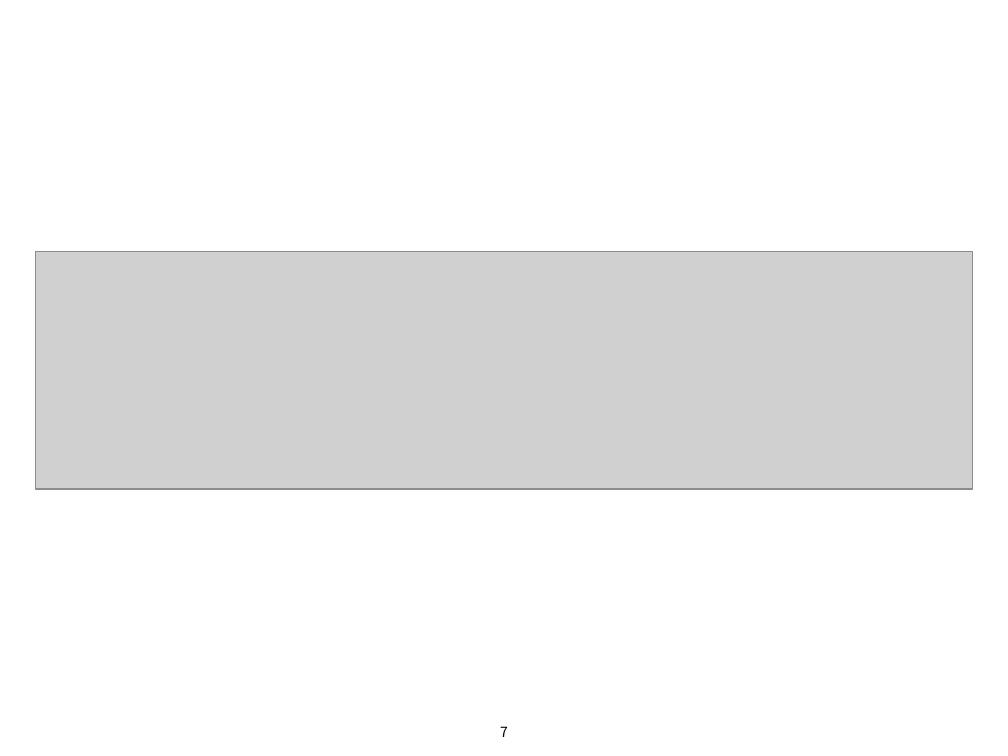
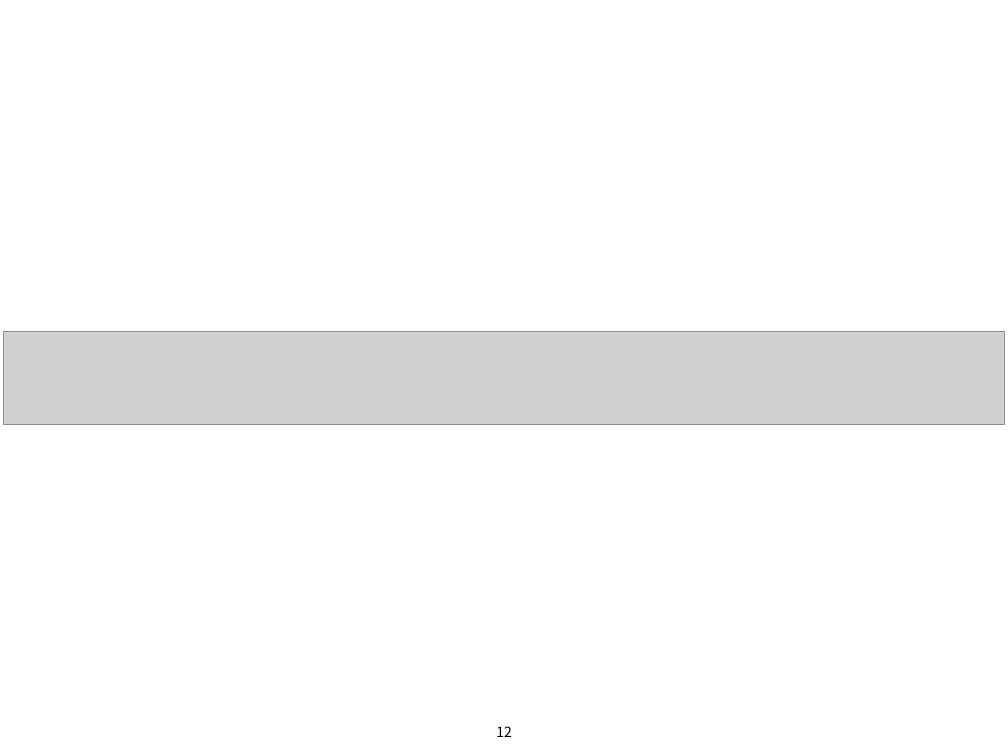
Before and after one commit to sjchoi86/dl_tutorials_10weeks, a slide deck: slide 12 of ppts/Week2e_TensorFlow101_(basic_tensorflow).pptx (slide 7 before the commit). Drawn at 1008x756 pixels with LibreOffice and Linux fonts; fonts in the diff are those of the drawing; grey boxes stand for pictures. Boxes give left, top, right and bottom in pixels: in the first picture for what was removed or moved away, otherwise in the second. Text is boxed around its words. In the diff, an @@ line names an element or a change of style, - is before the commit and + after.

```diff
--- a/ppts/Week2e_TensorFlow101_(basic_tensorflow).pptx
+++ b/ppts/Week2e_TensorFlow101_(basic_tensorflow).pptx
@@ picture removed at [35, 251, 972, 489] @@
@@ picture added at [3, 331, 1004, 424] @@
@@ page number at [496, 726, 512, 737]: text changed @@
-7
+12
```
Also in this commit, not shown: 9 other slides changed, 8 slides added, 1 slide removed, 3 other files.
